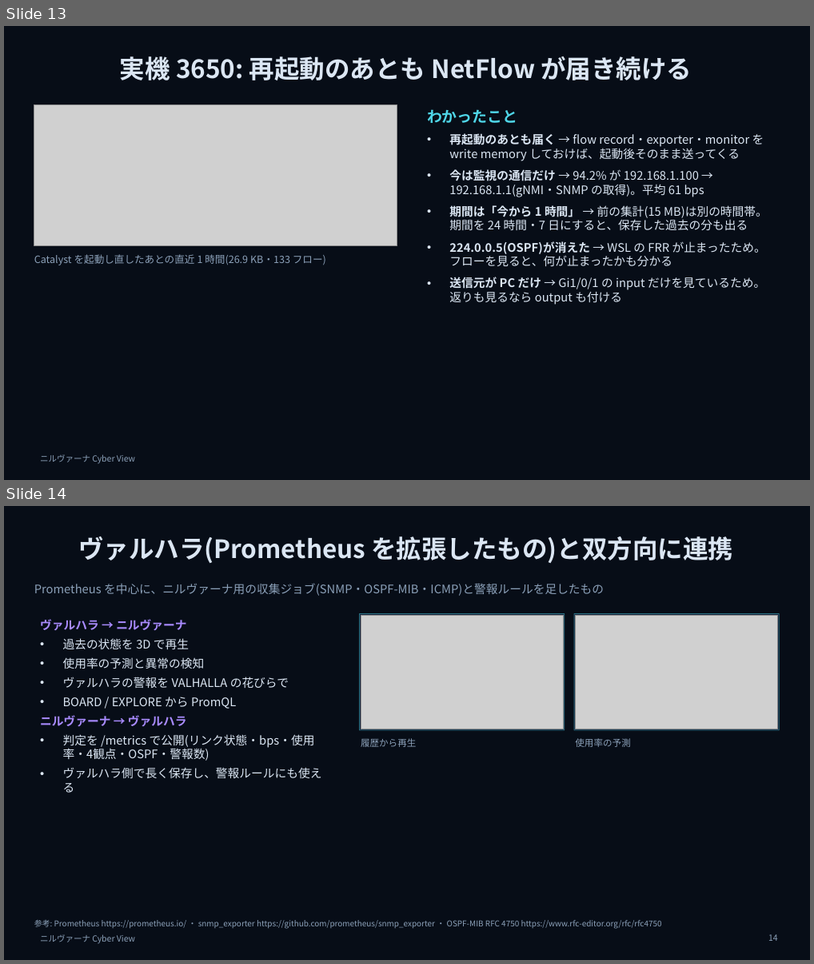
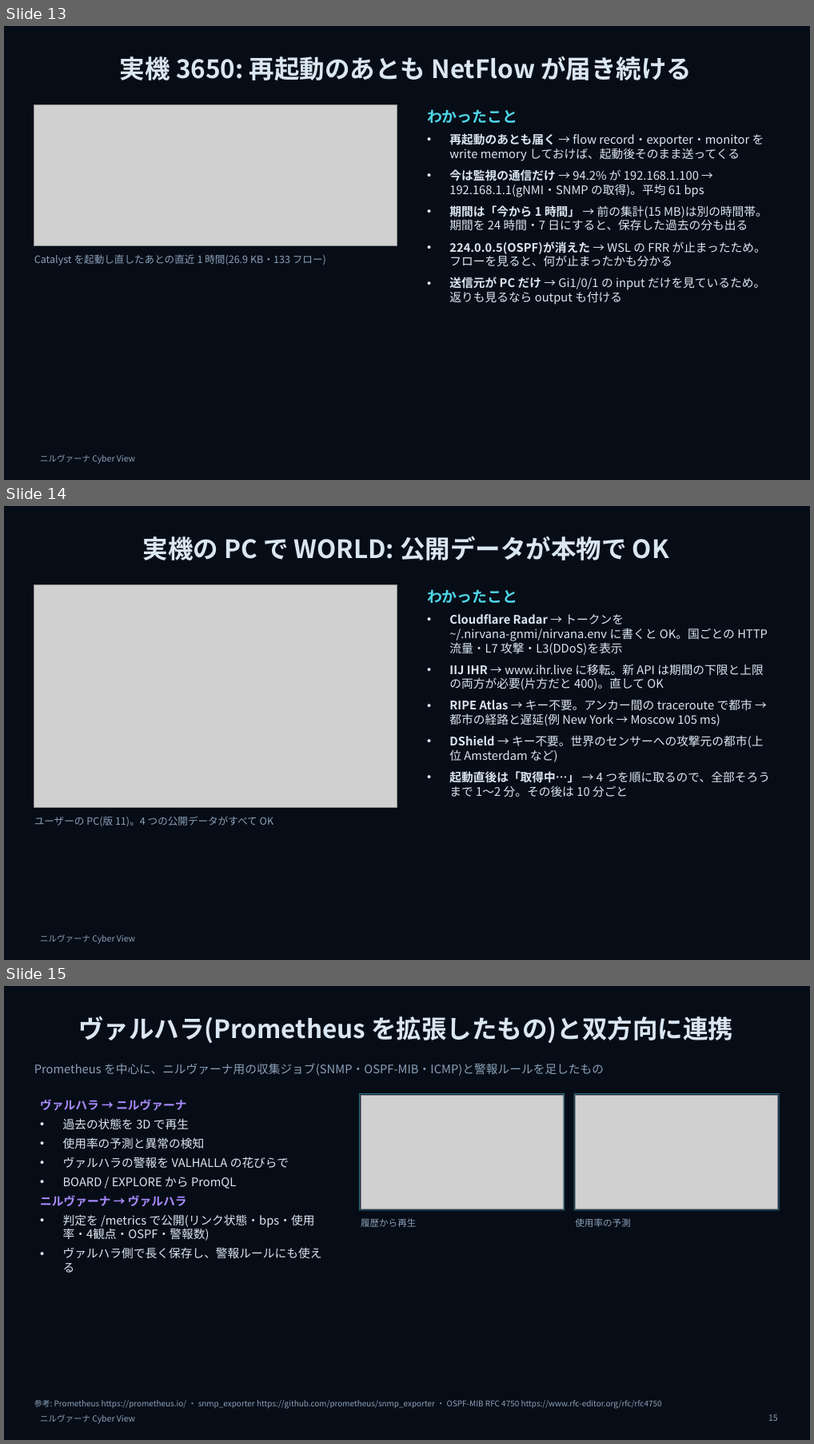
Before and after one commit to w-index-m/nirvana-lab, a slide deck: docs/nirvana-introduction-v2.pptx. Shown one above the other, each under a label of ours: slides 13 and 14 before the commit, slides 13, 14 and 15 after it. The pictures are 814x964 and 814x1444 pixels, drawn with LibreOffice and Linux fonts; fonts in the diff are those of the drawing; grey boxes stand for pictures; background and template pictures are left out. Boxes give left, top, right and bottom in pixels: in the first picture for what was removed or moved away, otherwise in the second. Text is boxed around its words. In the diff, an @@ line names an element or a change of style, - is before the commit and + after.

```diff
--- a/docs/nirvana-introduction-v2.pptx
+++ b/docs/nirvana-introduction-v2.pptx
@@ slide 14 added at bbox=[4, 506, 810, 960], background picture (left out); not listed: 1 template element that a slide beside it also shows @@
@@ title added at bbox=[143, 536, 670, 560], 30 pt, text #DBE6F3, bold @@
+実機の PC で WORLD: 公開データが本物で OK
@@ picture added at bbox=[34, 584, 398, 807] @@
@@ text added at bbox=[427, 589, 770, 797], 14 pt, text #DBE6F3 @@
+わかったこと
+• Cloudflare Radar → トークンを ~/.nirvana-gnmi/nirvana.env に書くと OK。国ごとの HTTP 流量・L7 攻撃・L3(DDoS)を表示
+• IIJ IHR → www.ihr.live に移転。新 API は期間の下限と上限の両方が必要(片方だと 400)。直して OK
+• RIPE Atlas → キー不要。アンカー間の traceroute で都市 → 都市の経路と遅延(例 New York → Moscow 105 ms)
+• DShield → キー不要。世界のセンサーへの攻撃元の都市(上位 Amsterdam など)
+• 起動直後は「取得中…」 → 4 つを順に取るので、全部そろうまで 1〜2 分。その後は 10 分ごと
@@ text added at bbox=[34, 816, 274, 827], 12 pt, text #8BA0B8 @@
+ユーザーの PC(版 11)。4 つの公開データがすべて OK
@@ what was slide 14 is now slide 15 @@
@@ page number at bbox=[769, 1414, 778, 1420]: text changed @@
-14
+15
```
Also in this commit, not shown: 2 slides changed, 3 other files.
